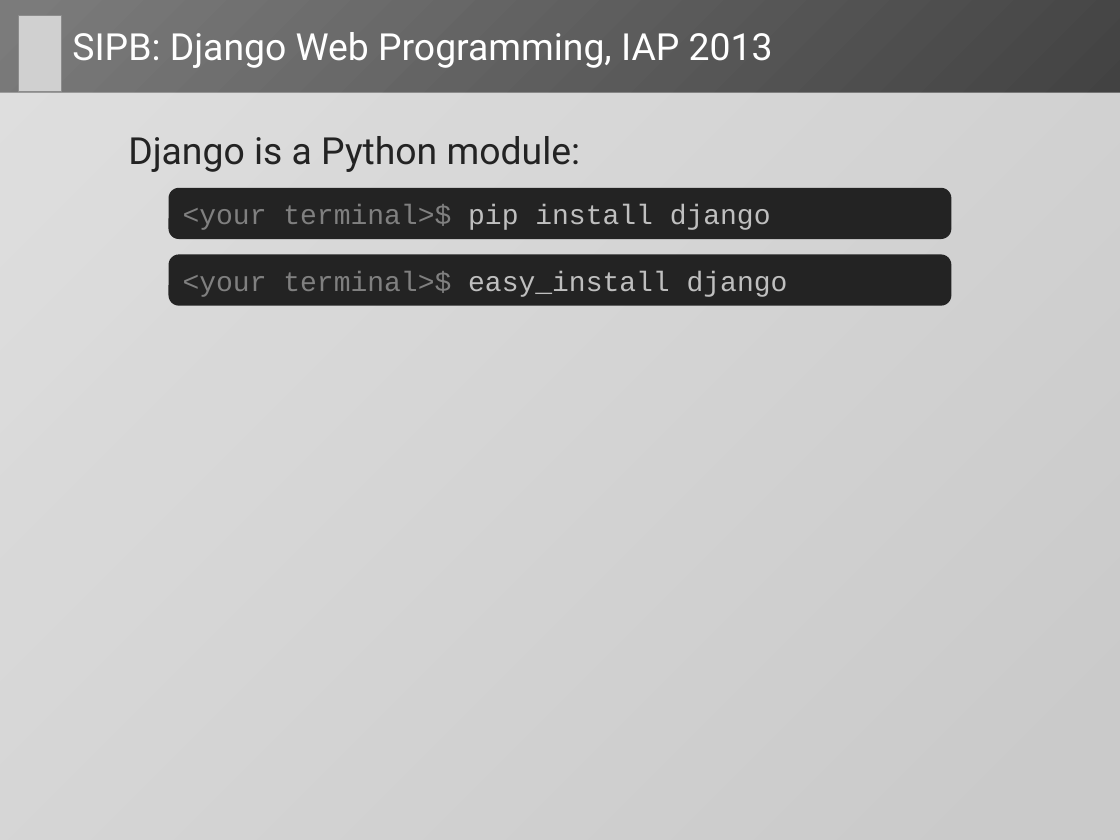
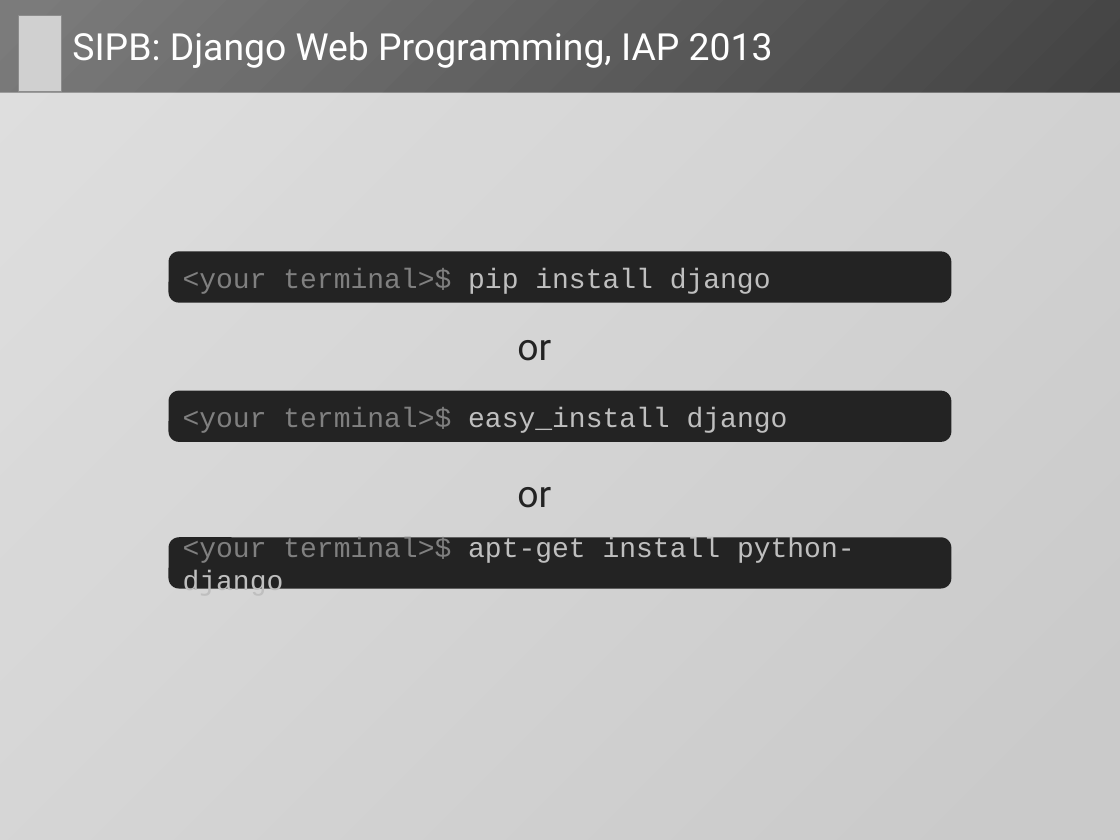
Before and after one commit to dlukeomalley/SIPB_django_class, a slide deck: slide 5 of slides/django_slides.pptx. Drawn at 1120x840 pixels with LibreOffice and Linux fonts; fonts in the diff are those of the drawing; grey boxes stand for pictures. Boxes give left, top, right and bottom in pixels: in the first picture for what was removed or moved away, otherwise in the second. Text is boxed around its words. In the diff, an @@ line names an element or a change of style, - is before the commit and + after.

```diff
--- a/slides/django_slides.pptx
+++ b/slides/django_slides.pptx
@@ text removed at <box>128,136,581,172</box> @@
-  Django is a Python module:
@@ rounded rectangle "<your terminal>$ pip install django": place and size @@
-rounded rectangle "<your terminal>$ pip install django" at <box>169,188,952,240</box>
+rounded rectangle "<your terminal>$ pip install django" at <box>169,252,952,304</box>
@@ text added at <box>517,340,551,361</box>, 24 pt, text #232323 @@
+  or
@@ rounded rectangle "<your terminal>$ easy_install django": place and size @@
-rounded rectangle "<your terminal>$ easy_install django" at <box>169,254,952,306</box>
+rounded rectangle "<your terminal>$ easy_install django" at <box>169,391,952,442</box>
@@ text added at <box>517,487,551,508</box>, 24 pt, text #232323 @@
+  or
@@ rounded rectangle added at <box>169,538,952,589</box>, fill #232323, 18 pt, text #BFBFBF @@
+<your terminal>$ apt-get install python-django
```
Also in this commit, not shown: 15 other slides changed, 9 slides added, 1 slide removed, 3 other files.
